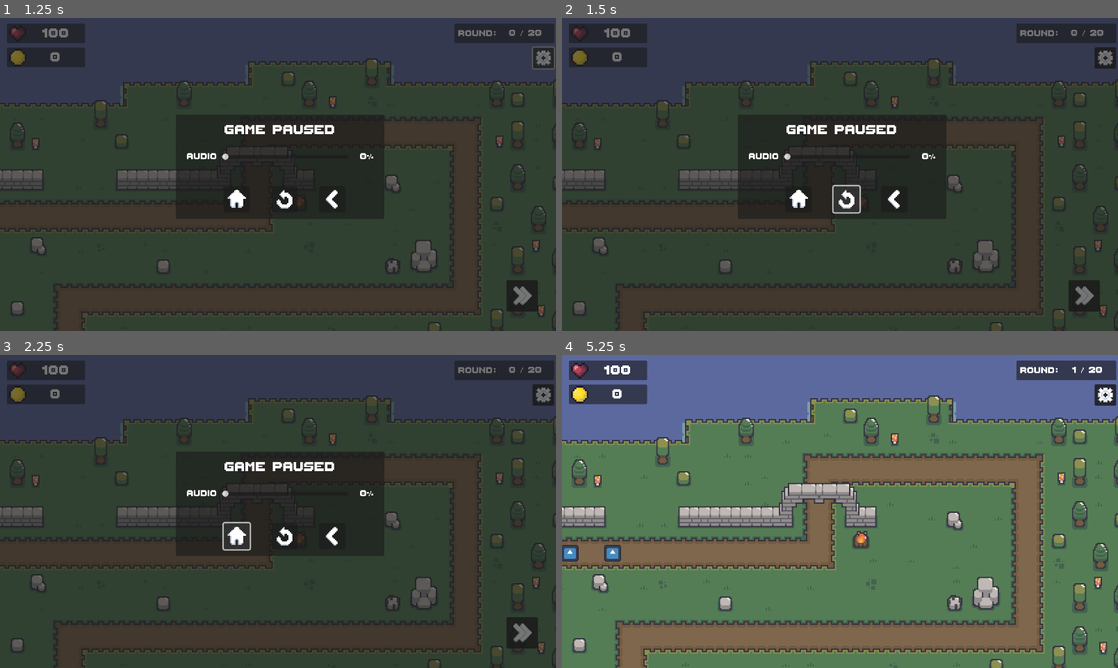
Above: before the commit, frames 1-4 (two rows, left to right).
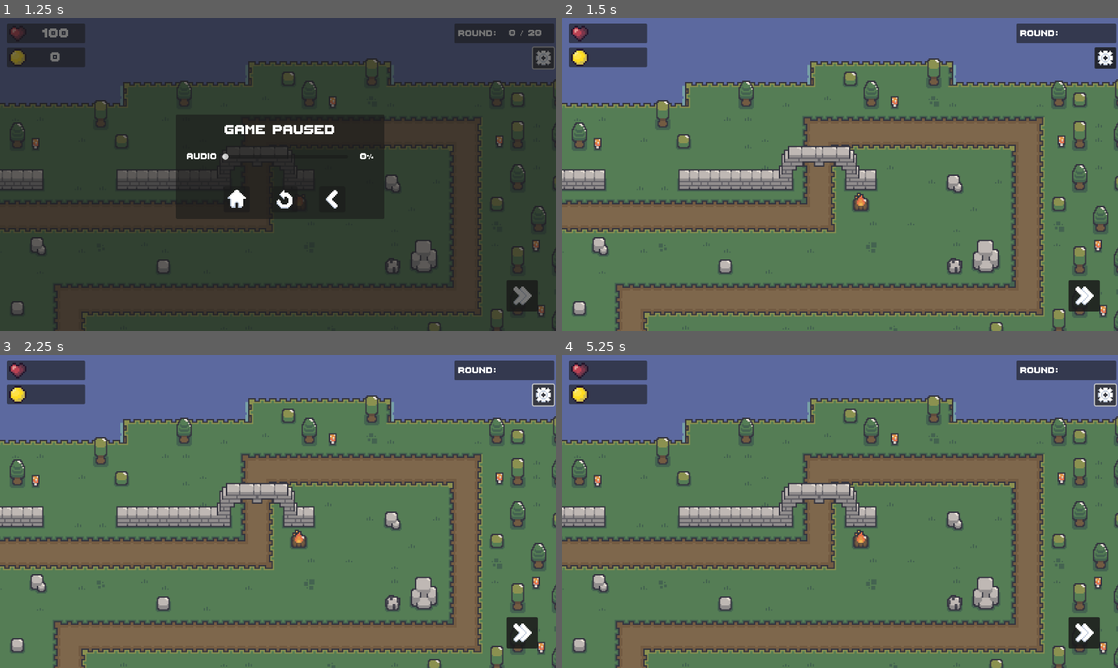
Above: after the commit, the same moments.

Repository: JsPako/Godot-63
Game: Godot game, scene res://Maps/map_1.tscn
Same seed, same stepped clock (60 frames per second), same inputs: the game is played once before the commit and once after it. The engine's default icon, where the game draws it, is replaced by a stand-in: a white triangle on a blue panel in a dark square.
Inputs (mouse positions are in pixels of both pictures, inside the frame that each line leads up to; where the layout moved, square brackets give the same spot in the first picture):
- Up to frame 1 (1.25 s): click (544, 58) at 0.5 s
- Up to frame 2 (1.5 s): click (845, 199) at 1.25 s
- Up to frame 3 (2.25 s): click (544, 395) [239, 536] at 2 s
- Up to frame 4 (5.25 s): click (1106, 395) [895, 536] at 2.75 s; click (1106, 395) [1084, 633] at 3.5 s

Frame 1 is identical in both runs. In frame 2, 96% of the frame differs, in the area x 0-100%, y 0-100%; in frame 3, 96%; in frame 4, 1.2%.
Error after the commit: Invalid assignment of property or key 'paused' with value of type 'bool' on a base object of type 'null instance'. (res://Scripts/GameUI/RestartBtn.gd:13)

Commit message:
Map Reset Update

Diff:
--- a/GameUI.tscn
+++ b/GameUI.tscn
@@ -10,6 +10,7 @@
 [ext_resource type="Script" path="res://Scripts/GameUI/SettingsBtn.gd" id="8_meheu"]
 [ext_resource type="Script" path="res://Scripts/GameUI/ReturnBtn.gd" id="9_20pwo"]
 [ext_resource type="Script" path="res://Scripts/GameUI/AudioPercent.gd" id="9_bhpuy"]
+[ext_resource type="Script" path="res://Scripts/GameUI/RestartBtn.gd" id="9_y3pcd"]
 
 [sub_resource type="LabelSettings" id="LabelSettings_2dj8a"]
 font = ExtResource("2_l373e")
@@ -248,6 +249,7 @@
 scale = Vector2(1.5, 1.5)
 icon = SubResource("AtlasTexture_6mvef")
 icon_alignment = 1
+script = ExtResource("9_y3pcd")
 
 [node name="HomeBtn" type="Button" parent="Settings Button/Game Paused Background/Game Paused Menu"]
 layout_mode = 1
--- /dev/null
+++ b/Scripts/GameUI/RestartBtn.gd
@@ -0,0 +1,13 @@
+extends Button
+
+func _on_pressed():
+	GameState.waveFinished = true
+	GameState.waveOngoing = false
+	GameState.waveStart = false
+
+	GameState.stage = 0
+	GameState.health = 100
+	GameState.coins = 0
+
+	get_tree().reload_current_scene()
+	get_tree().paused = false
Not shown: 1 places in GameUI.tscn that only renumber resources
